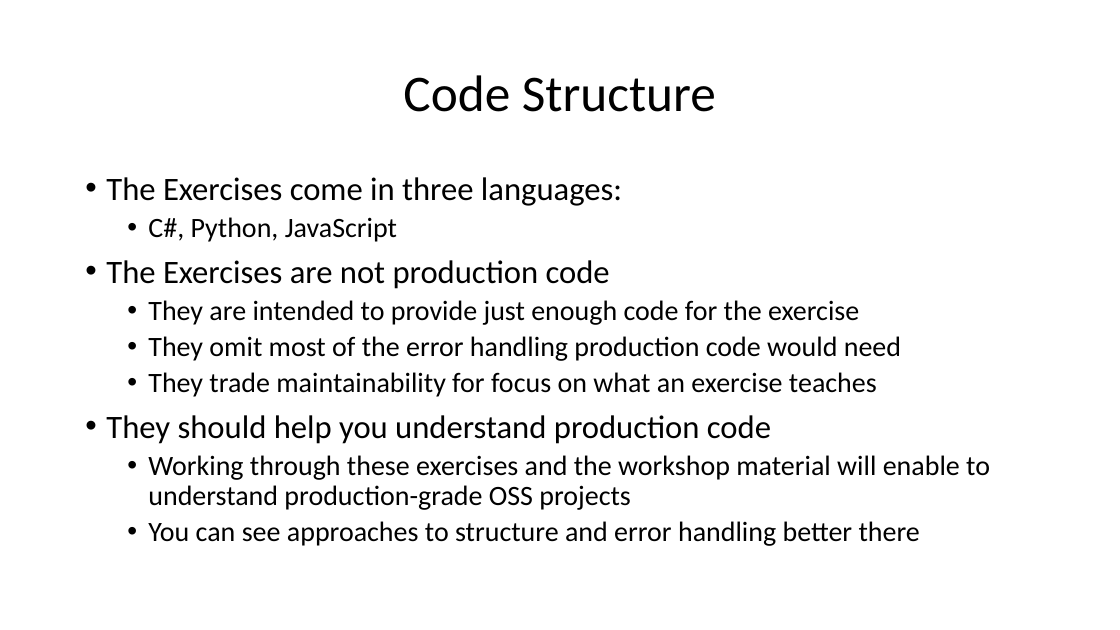
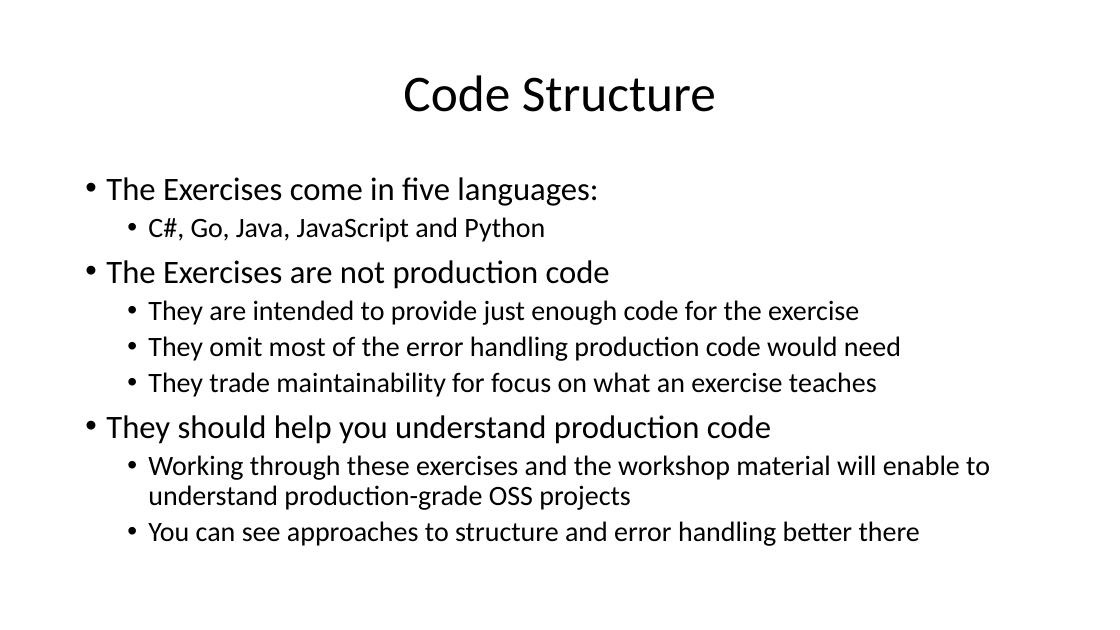
Before and after one commit to iancooper/practical-messaging, a slide deck: slide 9 of exercises/Introduction-To-Exercises.pptx. Drawn at 1120x630 pixels with LibreOffice and Linux fonts; fonts in the diff are those of the drawing. Boxes give left, top, right and bottom in pixels: in the first picture for what was removed or moved away, otherwise in the second. Text is boxed around its words. In the diff, an @@ line names an element or a change of style, - is before the commit and + after.

Commit message:
fix: some images missing for newer languages

```diff
--- a/exercises/Introduction-To-Exercises.pptx
+++ b/exercises/Introduction-To-Exercises.pptx
@@ text at box(106, 177, 598, 242): text changed @@
-• The Exercises come in three languages:
-  • C#, Python, JavaScript
+• The Exercises come in five languages:
+  • C#, Go, Java, JavaScript and Python
```
Also in this commit, not shown: 1 slide added, 4 other files.
